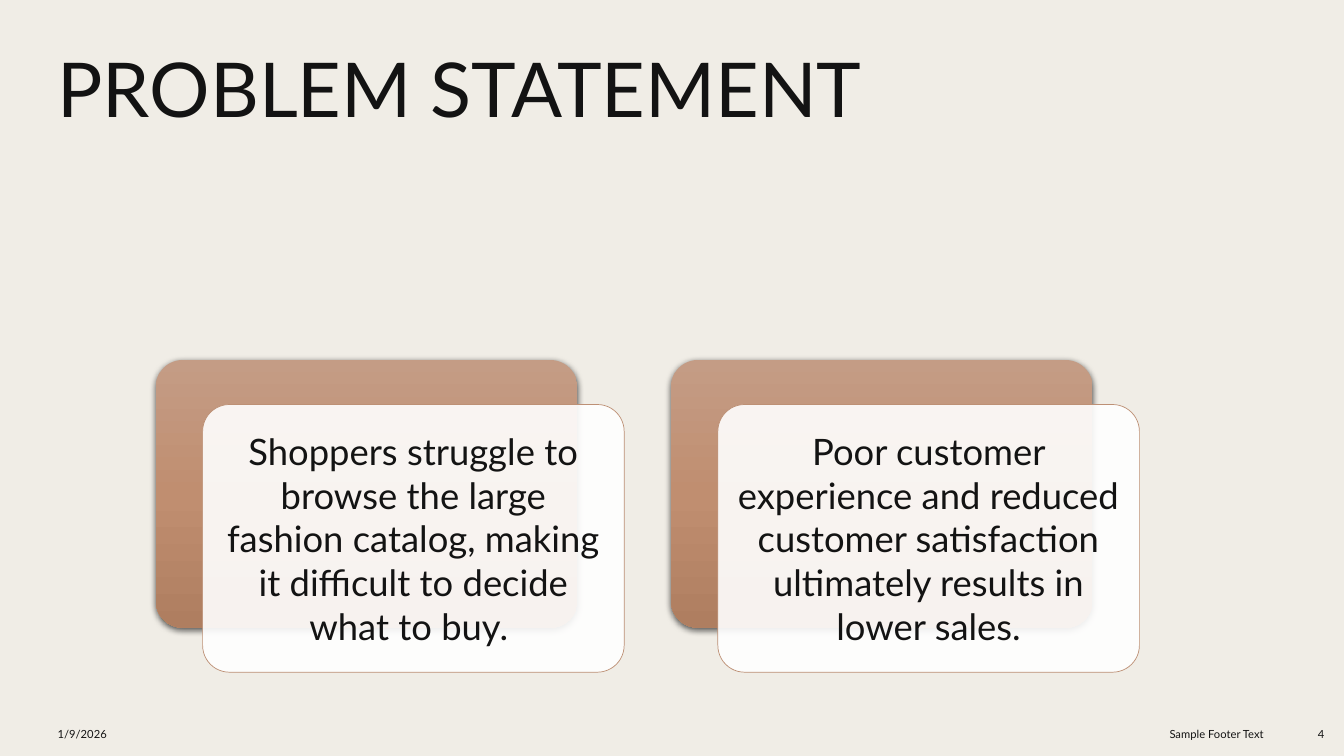
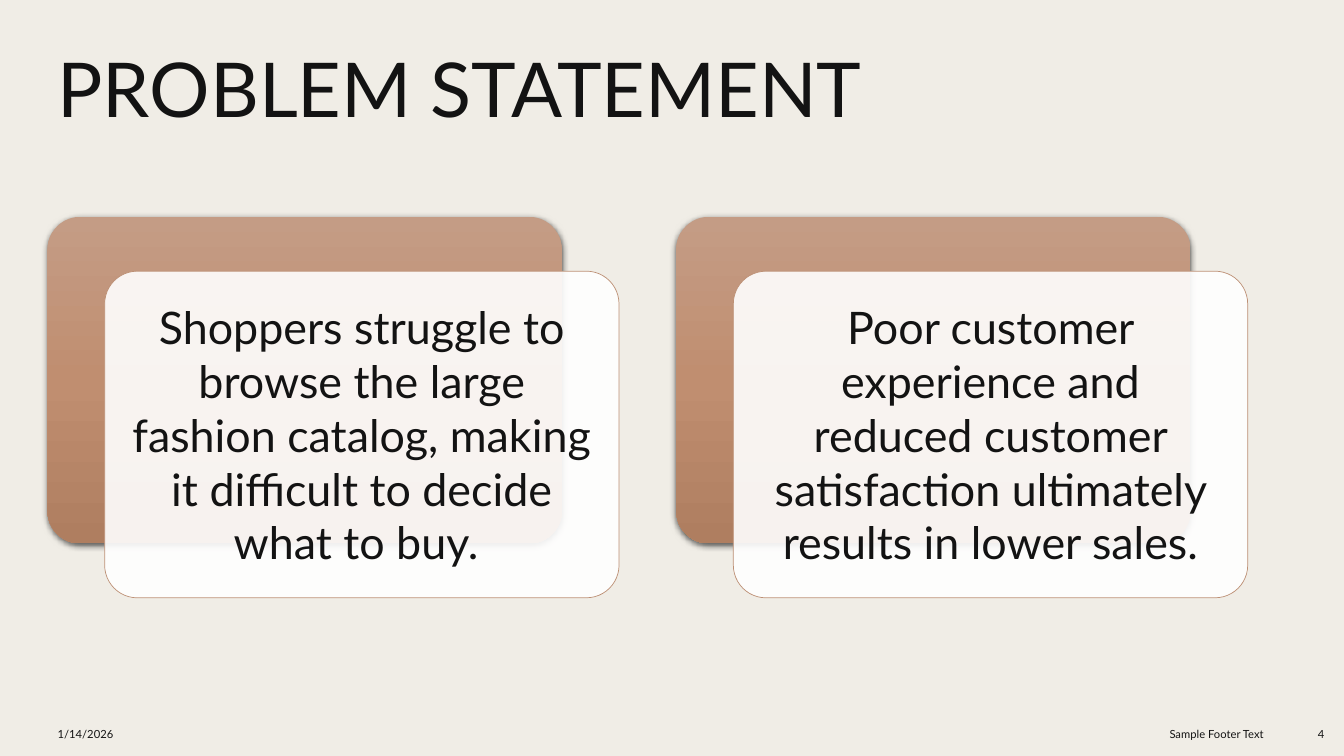
Before and after one commit to pajeeokoth/fashion-insta, a slide deck: slide 4 of Fashion-insta.pptx. Drawn at 1344x756 pixels with LibreOffice and Linux fonts; fonts in the diff are those of the drawing. Boxes give left, top, right and bottom in pixels: in the first picture for what was removed or moved away, otherwise in the second. Text is boxed around its words. In the diff, an @@ line names an element or a change of style, - is before the commit and + after.

```diff
--- a/Fashion-insta.pptx
+++ b/Fashion-insta.pptx
@@ rounded rectangle resized from (x1=156, y1=360, x2=578, y2=628) to (x1=47, y1=217, x2=562, y2=543) @@
@@ rounded rectangle resized from (x1=671, y1=360, x2=1093, y2=628) to (x1=677, y1=217, x2=1191, y2=543) @@
@@ rounded rectangle resized from (x1=203, y1=404, x2=624, y2=673) to (x1=105, y1=271, x2=619, y2=598) @@
@@ text "Shoppers struggle to browse the ..." moved from (x1=227, y1=438, x2=599, y2=647) to (x1=132, y1=311, x2=591, y2=567) @@
@@ text "Shoppers struggle to browse the ..." at (x1=132, y1=311, x2=591, y2=567): size 26 to 32 pt; more space between paragraphs @@
@@ rounded rectangle resized from (x1=718, y1=404, x2=1139, y2=673) to (x1=734, y1=271, x2=1248, y2=598) @@
@@ text "Poor customer experience and reduced ..." at (x1=775, y1=312, x2=1207, y2=560): size 26 to 32 pt; more space between paragraphs @@
@@ text "Poor customer experience and reduced ..." moved from (x1=738, y1=439, x2=1119, y2=641) to (x1=775, y1=312, x2=1207, y2=560) @@
@@ text at (x1=58, y1=730, x2=114, y2=739): text changed @@
-1/9/2026
+1/14/2026
```
Also in this commit, not shown: 22 other slides changed, 2 slides added, 2 slides removed, 1 other file.
